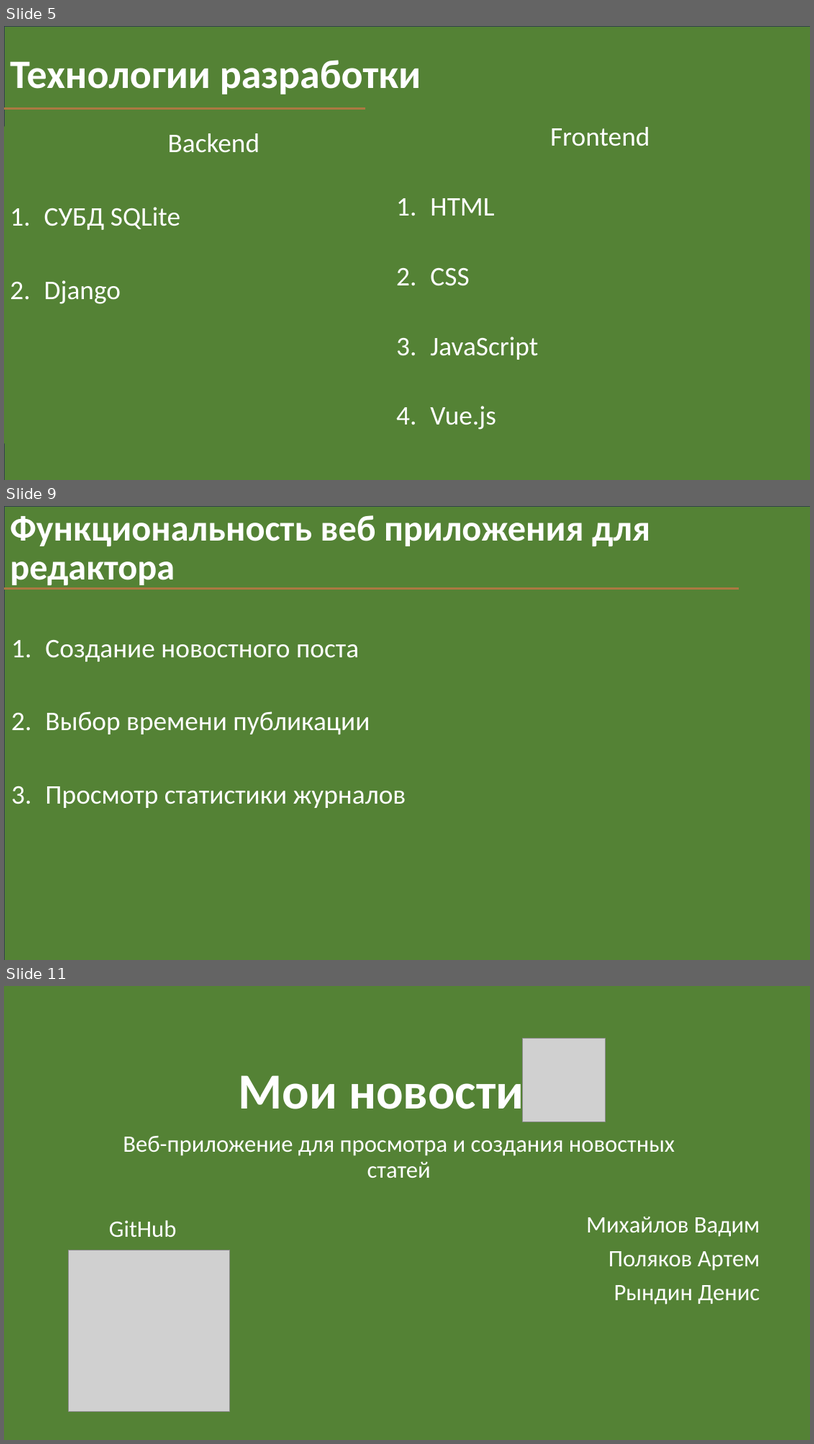
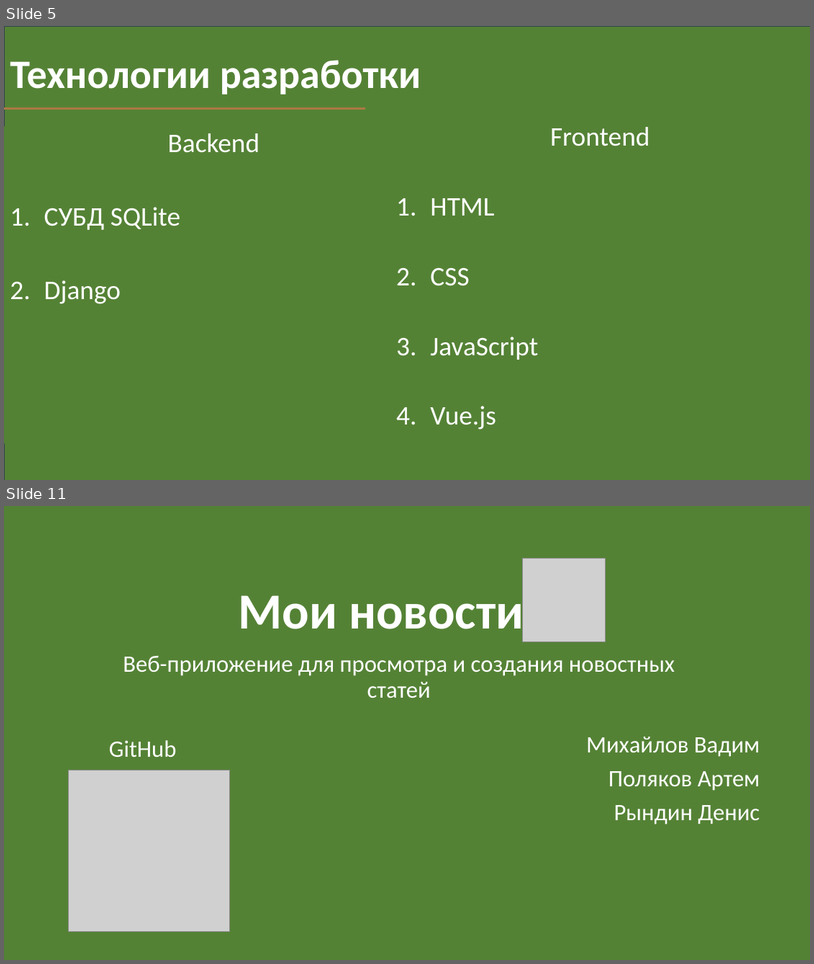
Before and after one commit to FDMan12/news-with-tags, a slide deck: Documentation/my_news_presentation.pptx. Shown one above the other, each under a label of ours: slides 5, 9 and 11 before the commit, slides 5 and 11 after it; the slides between them are not shown. The pictures are 814x1444 and 814x964 pixels, drawn with LibreOffice and Linux fonts; fonts in the diff are those of the drawing; grey boxes stand for pictures. Boxes give left, top, right and bottom in pixels: in the first picture for what was removed or moved away, otherwise in the second. Text is boxed around its words. In the diff, an @@ line names an element or a change of style, - is before the commit and + after.

```diff
--- a/Documentation/my_news_presentation.pptx
+++ b/Documentation/my_news_presentation.pptx
@@ slide 9 removed at box(4, 506, 810, 960), background #FFFFFF @@
@@ rectangle removed at box(4, 506, 810, 960) @@
@@ title removed at box(10, 515, 651, 588) @@
-Функциональность веб приложения для редактора
@@ line removed from (4, 588) to (739, 588) @@
@@ subtitle removed at box(45, 640, 406, 808) @@
-1. Создание новостного поста
-2. Выбор времени публикации
-3. Просмотр статистики журналов
```
Also in this commit, not shown: 3 slides changed, 6 slides added, 5 other slides removed, 1 other file.
